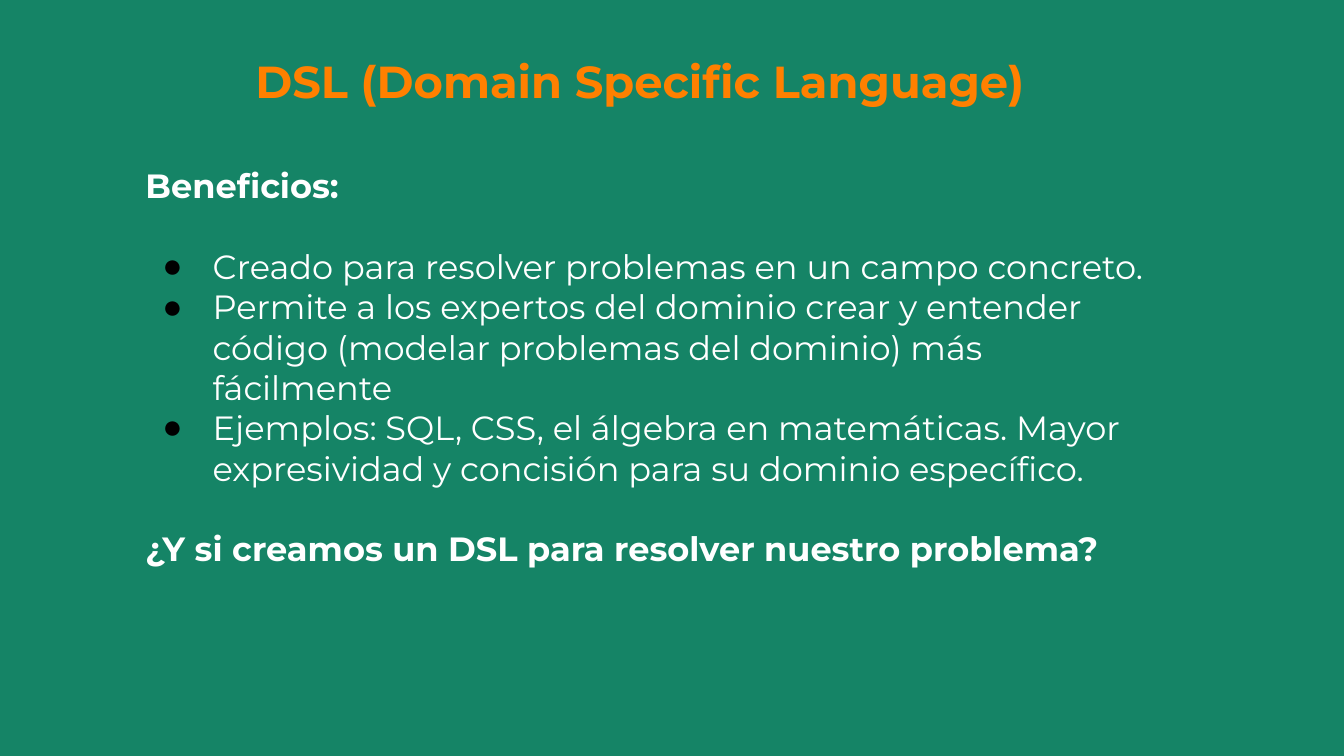
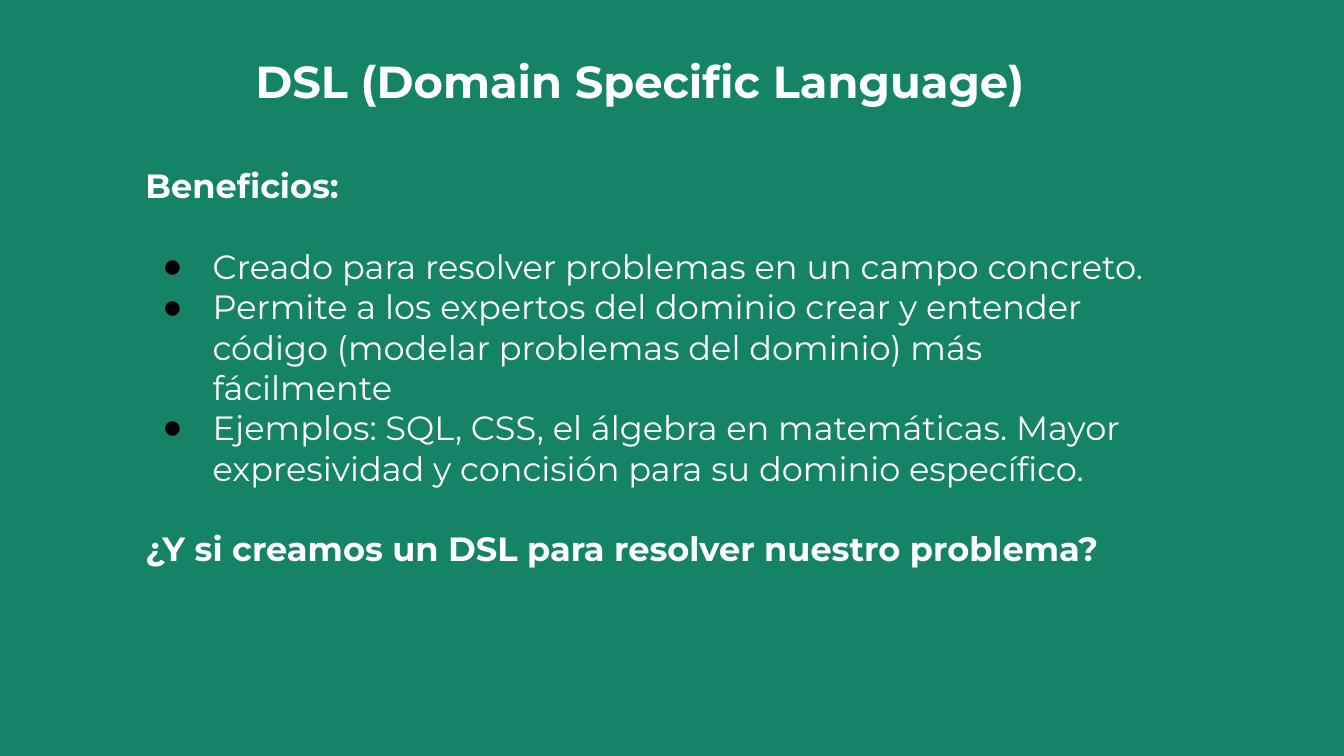
Before and after one commit to dvarrui/charlas, a slide deck: slide 28 of teuton/rubysur.2608/20260819-teuton-rubysur.odp (slide 25 before the commit). Drawn at 1344x756 pixels with LibreOffice and Linux fonts; fonts in the diff are those of the drawing. Boxes give left, top, right and bottom in pixels: in the first picture for what was removed or moved away, otherwise in the second. Text is boxed around its words. In the diff, an @@ line names an element or a change of style, - is before the commit and + after.

```diff
--- a/teuton/rubysur.2608/20260819-teuton-rubysur.odp
+++ b/teuton/rubysur.2608/20260819-teuton-rubysur.odp
@@ text "DSL (Domain Specific Language)" at box(255, 62, 1024, 107): text colour #FF8000 to #FFFFFF @@
```
Also in this commit, not shown: 10 other slides changed, 6 slides added, 2 slides removed, 17 other files.
